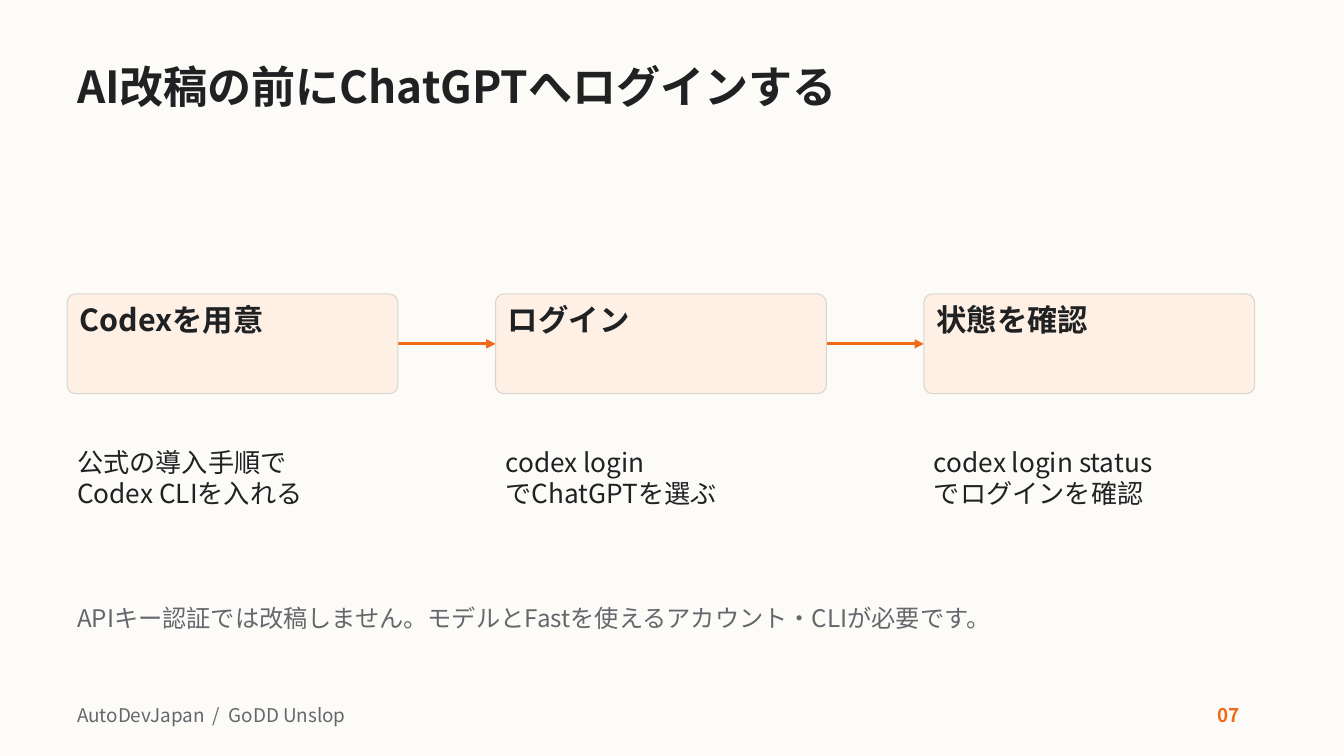
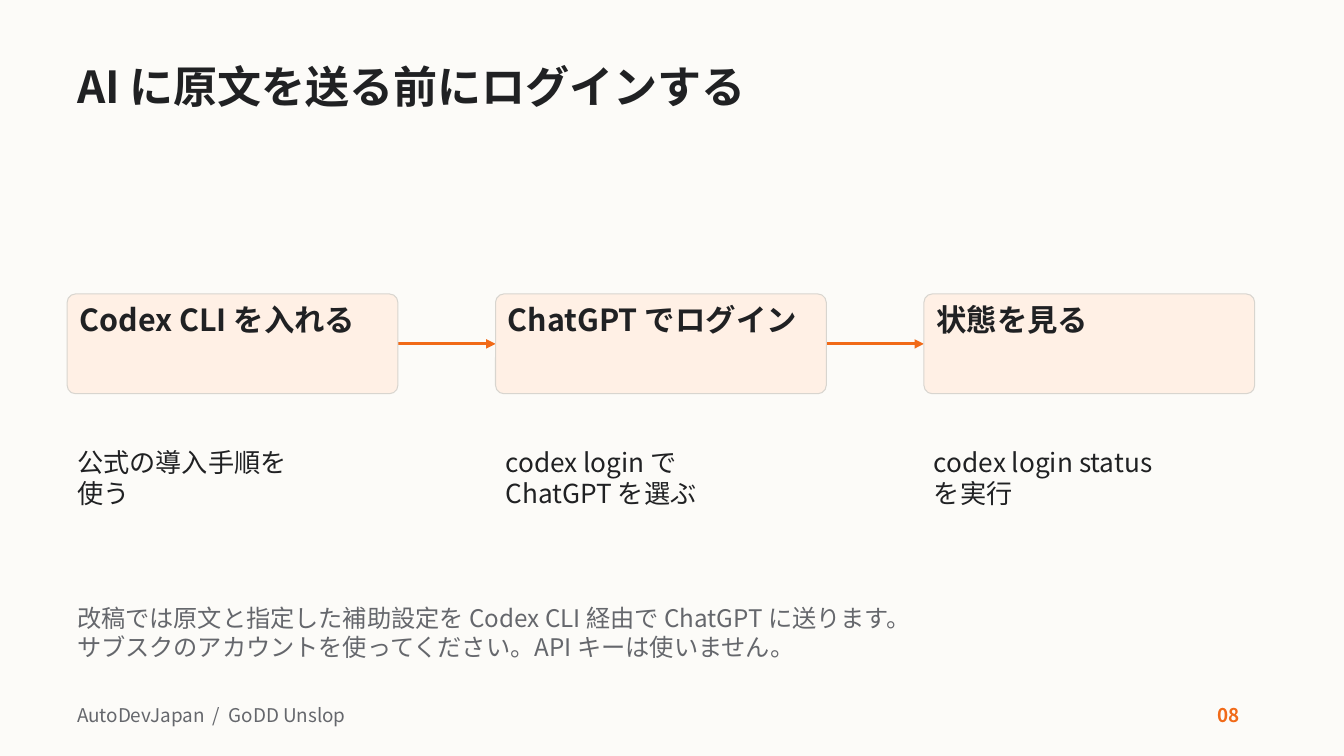
Before and after one commit to AutoDevJapan/GoDD-Unslop, a slide deck: slide 8 of docs/user-guide.pptx (slide 7 before the commit). Drawn at 1344x756 pixels with LibreOffice and Linux fonts; fonts in the diff are those of the drawing. Boxes give left, top, right and bottom in pixels: in the first picture for what was removed or moved away, otherwise in the second. Text is boxed around its words. In the diff, an @@ line names an element or a change of style, - is before the commit and + after.

Commit message:
操作を頼む文と動作を説明する文を書き分け、教材と例文をそろえる

```diff
--- a/docs/user-guide.pptx
+++ b/docs/user-guide.pptx
@@ title at box(77, 65, 746, 107): text changed @@
-AI改稿の前にChatGPTへログインする
+AI に原文を送る前にログインする
@@ text in rounded rectangle at box(80, 305, 356, 334): text changed @@
-Codexを用意
+Codex CLI を入れる
@@ text in rounded rectangle at box(508, 305, 797, 334): text changed @@
-ログイン
+ChatGPT でログイン
@@ text in rounded rectangle at box(936, 305, 1088, 334): text changed @@
-状態を確認
+状態を見る
@@ text at box(77, 450, 287, 506): text changed @@
-公式の導入手順で
-Codex CLIを入れる
+公式の導入手順を
+使う
@@ text at box(505, 451, 697, 505): spaces changed @@
-codex login
-でChatGPTを選ぶ
+codex login で
+ChatGPT を選ぶ
@@ text at box(934, 481, 1013, 505): text changed @@
-でログインを確認
+を実行
@@ text at box(77, 606, 911, 658): text changed @@
-APIキー認証では改稿しません。モデルとFastを使えるアカウント・CLIが必要です。
+改稿では原文と指定した補助設定を Codex CLI 経由で ChatGPT に送ります。
+サブスクのアカウントを使ってください。API キーは使いません。
@@ text at box(1217, 707, 1239, 723): text changed @@
-07
+08
```
Also in this commit, not shown: 25 other slides changed, 16 other files.
